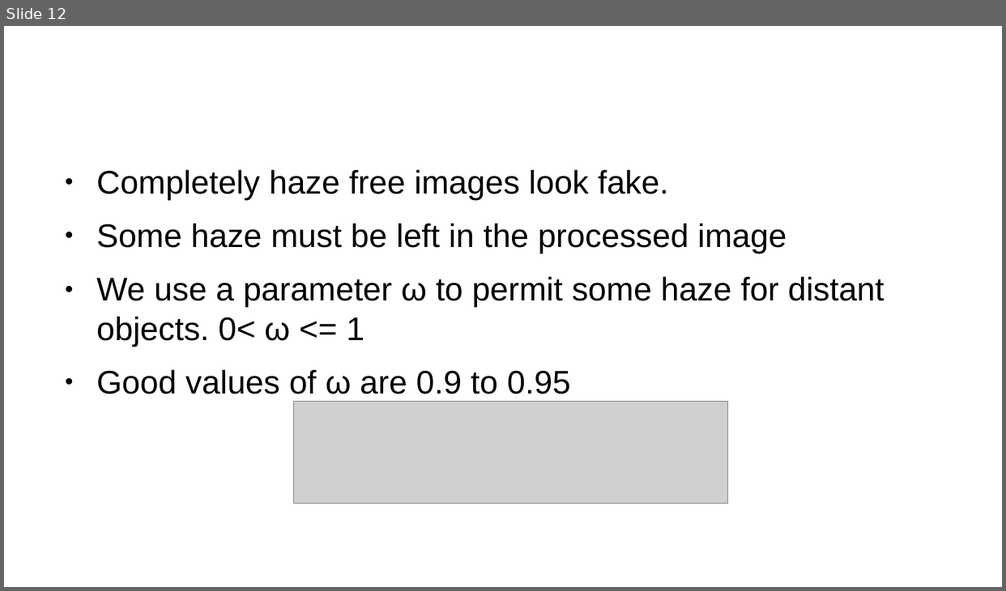
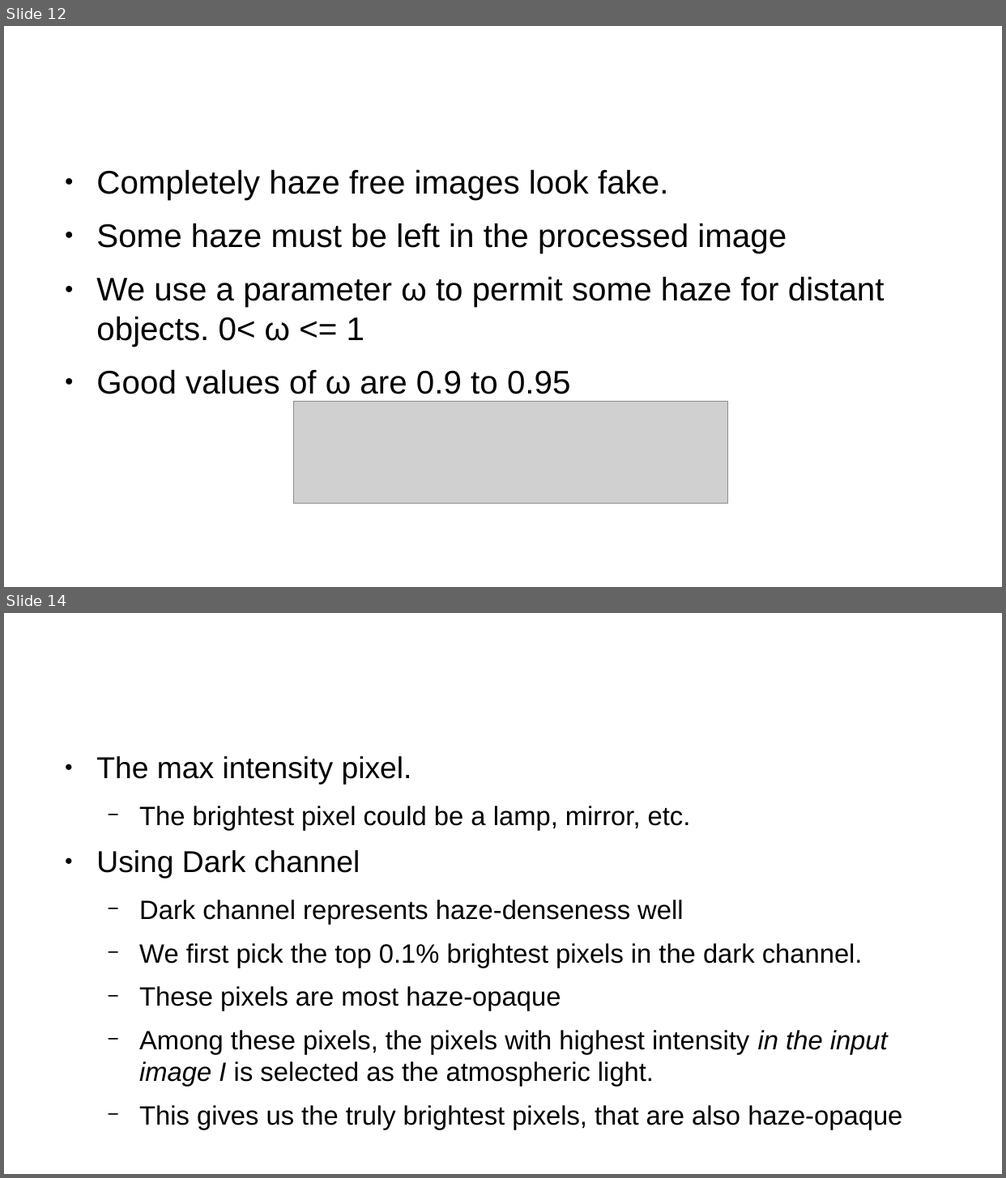
Before and after one commit to divy-kala/Single-Image-Haze-Removal-Using-Dark-Channel-Prior, a slide deck: singleimage.odp. Shown one above the other, each under a label of ours: slide 12 before the commit, slides 12 and 14 after it; the slides between them are not shown. The pictures are 1006x591 and 1006x1178 pixels, drawn with LibreOffice and Linux fonts; fonts in the diff are those of the drawing; grey boxes stand for pictures; background and template pictures are left out. Boxes give left, top, right and bottom in pixels: in the first picture for what was removed or moved away, otherwise in the second. Text is boxed around its words. In the diff, an @@ line names an element or a change of style, - is before the commit and + after.

```diff
--- a/singleimage.odp
+++ b/singleimage.odp
@@ slide 14 added at [4,613,1002,1174], background #FFFFFF @@
@@ text added at [96,756,902,1130], 21.1 pt, text #000000 @@
+● The max intensity pixel.
+  − The brightest pixel could be a lamp, mirror, etc.
+● Using Dark channel
+  − Dark channel represents haze-denseness well
+  − We first pick the top 0.1% brightest pixels in the dark channel.
+  − These pixels are most haze-opaque
+  − Among these pixels, the pixels with highest intensity in the input image I is selected as the atmospheric light.
+  − This gives us the truly brightest pixels, that are also haze-opaque
@@ title added at [303,986,560,1055], 35.7 pt, text #FFFFFF @@
+Approaches for picking haze-opaque pixels
```
Also in this commit, not shown: 1 other slide added, 1 other file.
